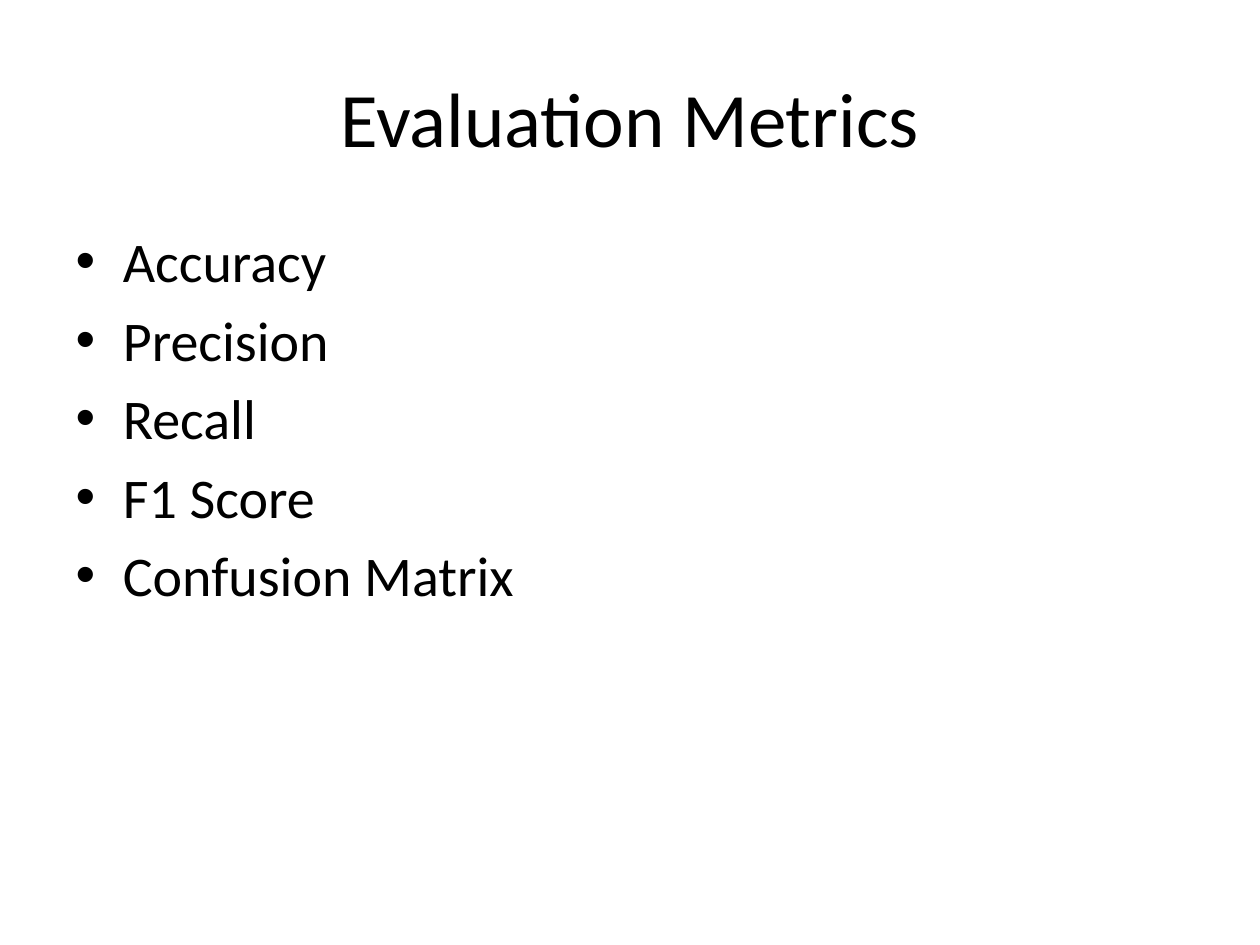
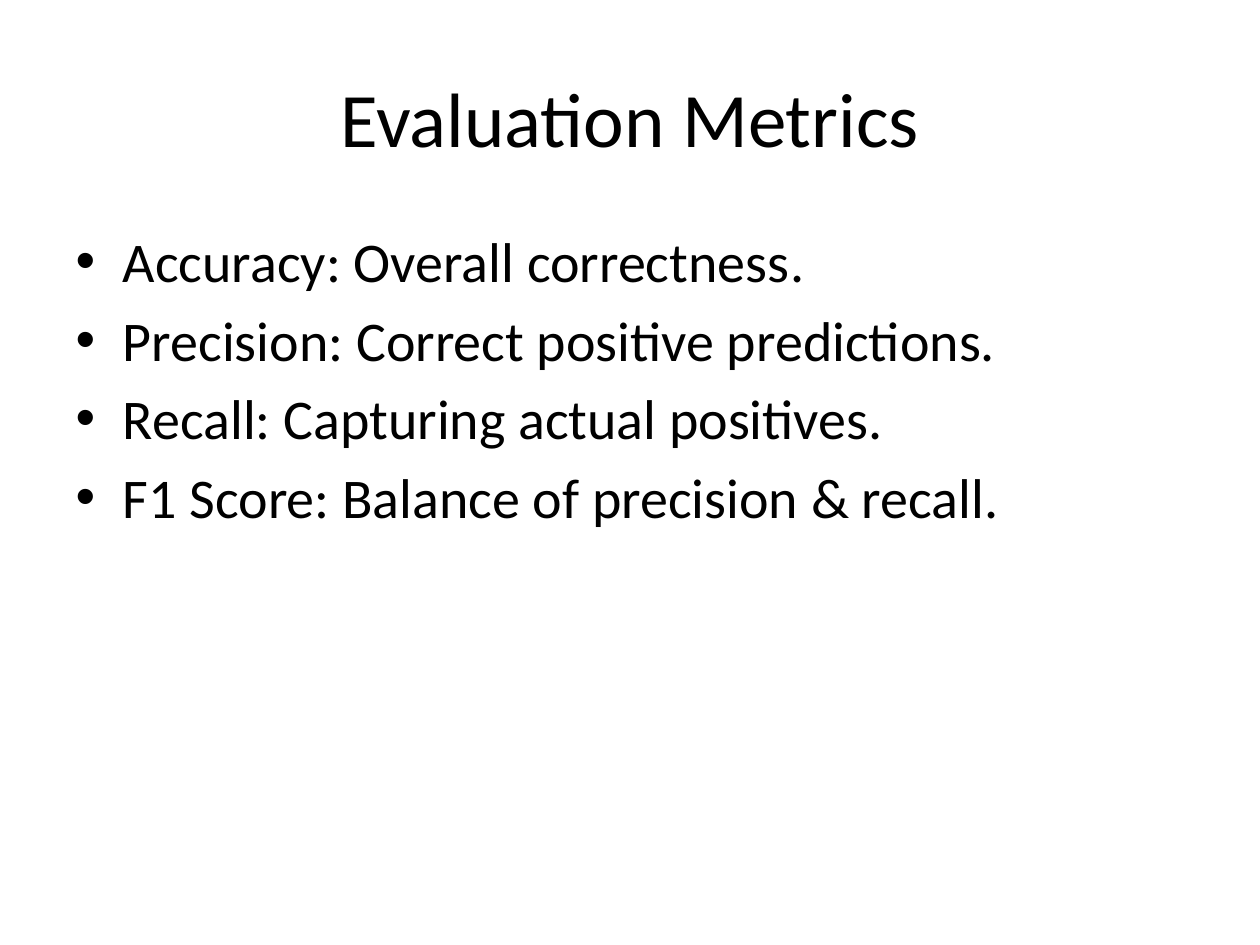
Before and after one commit to Keerthick2309/Suicidal-Detection-AI, a slide deck: slide 8 of Suicide_AI_Project_Presentation.pptx. Drawn at 1260x945 pixels with LibreOffice and Linux fonts; fonts in the diff are those of the drawing. Boxes give left, top, right and bottom in pixels: in the first picture for what was removed or moved away, otherwise in the second. Text is boxed around its words. In the diff, an @@ line names an element or a change of style, - is before the commit and + after.

```diff
--- a/Suicide_AI_Project_Presentation.pptx
+++ b/Suicide_AI_Project_Presentation.pptx
@@ text at bbox=[123, 243, 999, 527]: text changed @@
-• Accuracy
-• Precision
-• Recall
-• F1 Score
-• Confusion Matrix
+• Accuracy: Overall correctness.
+• Precision: Correct positive predictions.
+• Recall: Capturing actual positives.
+• F1 Score: Balance of precision & recall.
```
Also in this commit, not shown: 9 other slides changed, 2 slides added, 1 slide removed.
